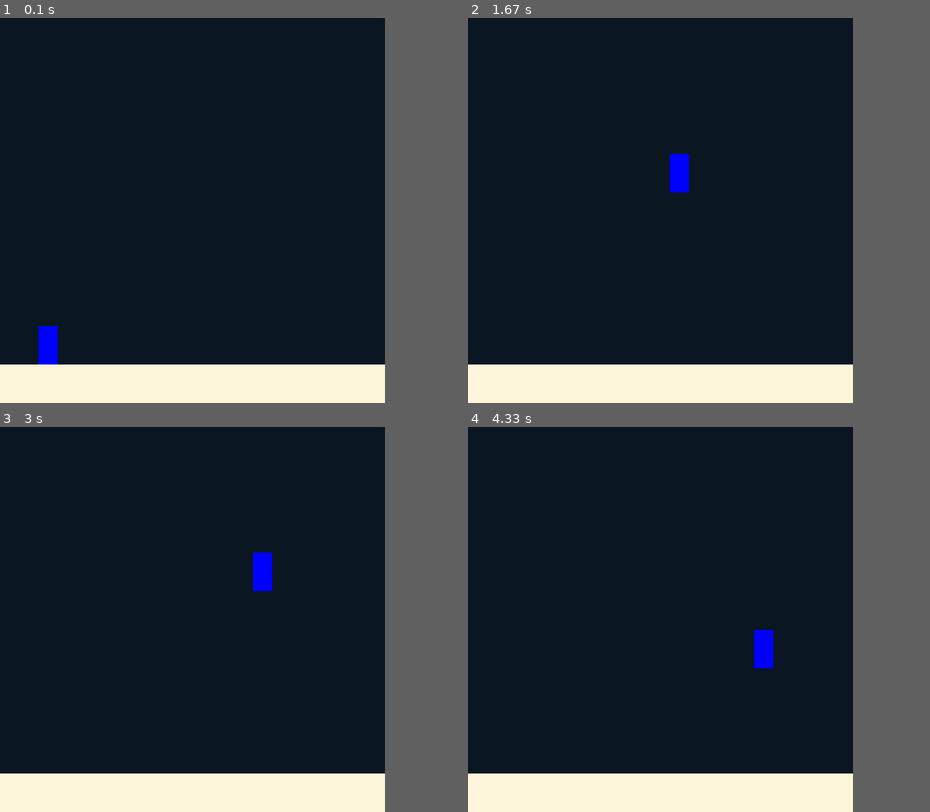
Above: before the commit, frames 1-4 (two rows, left to right).
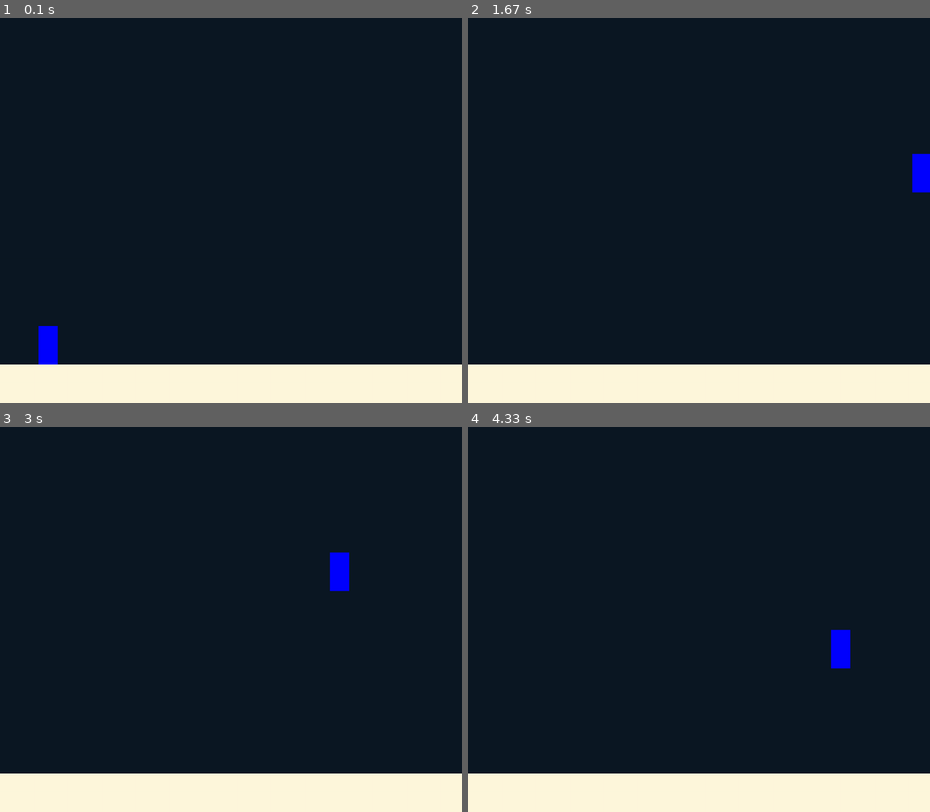
Above: after the commit, the same moments.

Repository: PANKRAV/Pygame-fun
Game: pygame game, started from main.py
Two runs of this game, one before a commit and one after it. Both use one fixed random seed, a clock stepped at 60 frames per second and the inputs below.
Inputs:
- Up to frame 1 (0.1 s): no input
- Up to frame 2 (1.67 s): hold Shift 0.33-0.8 s; hold Right 0.33-0.8 s; tap A at 0.83 s; hold Right 1.17-1.63 s; tap Space at 1.23, 1.53 s
- Up to frame 3 (3 s): hold Right 2-2.47 s; tap Space at 2.07, 2.37, 2.57, 2.87 s; hold Left from 2.5 s (still down)
- Up to frame 4 (4.33 s): release Left at 3.03 s; hold Left 3.07-3.47 s; tap Space at 3.13, 3.43, 4.3 s; tap D at 3.5 s; hold Right from 4.23 s (still down)
In our replay, the window is 750x750 before the commit and 900x750 after it. These sizes can differ from the game's own. Grey fills any space a smaller window leaves; there, only what the larger window draws over its background counts as a difference.

The runs differ from the first frame. In frame 1, 1.7% of the frame differs, in the area x 83-100%, y 90-100%; in frame 2, 2.5%; in frame 3, 2.5%, in the area x 54-100%, y 32-100%; in frame 4, 2.5%.

Commit message:
added sprinting mechanic

Diff:
--- a/main.py
+++ b/main.py
@@ -66,6 +66,9 @@
                     player.pressed["right"] = True
                 elif event.key == K_a or event.key == K_LEFT:
                     player.pressed["left"] = True
+                if event.key == K_LSHIFT:
+                    #if player.pressed["left"] or player.pressed["right"]:
+                    player.pressed["sprint"] = True
 
 
             if event.type == KEYUP:
@@ -74,6 +77,8 @@
                     player.pressed["right"] = False
                 elif event.key == K_a or event.key == K_LEFT:
                     player.pressed["left"] = False
+                elif event.key == K_LSHIFT:
+                    player.pressed["sprint"] = False
 
 
 
--- a/sprites.py
+++ b/sprites.py
@@ -44,7 +44,8 @@
             "jump" : False,
             "right" : False,
             "left" : False,
-            "shoot" : False
+            "shoot" : False,
+            "sprint" : False
         }
         self.speed = 600
         self.jump = 1500
@@ -55,6 +56,7 @@
         self.ax = 0
         self.uxmax = 2000
         self.terminal_u = 0
+        self.sprint = 200000
         self.isground = False
         #if isground = -1 self is in air
         #if isground = 0 self is on ground
@@ -63,7 +65,7 @@
         #state for platform or ground
         self.s = 0
         self.state = "vulnerable"
-        self.μ = 0.5
+        self.μ = 0.65
 
         Player.player_data.append({
             "width" : self.width,
@@ -170,12 +172,16 @@
 #X-AXIS
         if v.air_res : self.ax -= v.ρ * self.ux
 
+
         if v.friction:
             if self.isground == 0:
                 if self.ux > 0:
                     self.ax -= self.μ * self.mass
+                    if v.object_accelaretion and self.pressed["sprint"] and self.pressed["right"]: self.ax += self.sprint
+
                 elif self.ux < 0:
                     self.ax += self.μ * self.mass
+                    if v.object_accelaretion and self.pressed["sprint"] and self.pressed["left"]: self.ax -= self.sprint
 
             elif self.isground > 0:
                 pass #platforms
--- a/variables.py
+++ b/variables.py
@@ -19,7 +19,7 @@
 
 #LENGTHS
 height = 1000
-width = 1000
+width = 1200
 ground_height = 100
 
 
@@ -44,7 +44,7 @@
 fps = 2400
 screen = pg.display.set_mode((width, height), flags = pg.SHOWN)
 dt = None
-object_accelaretion = False
+object_accelaretion = True
 friction = True
 air_res = True
 ρ = 1 #air density constant
